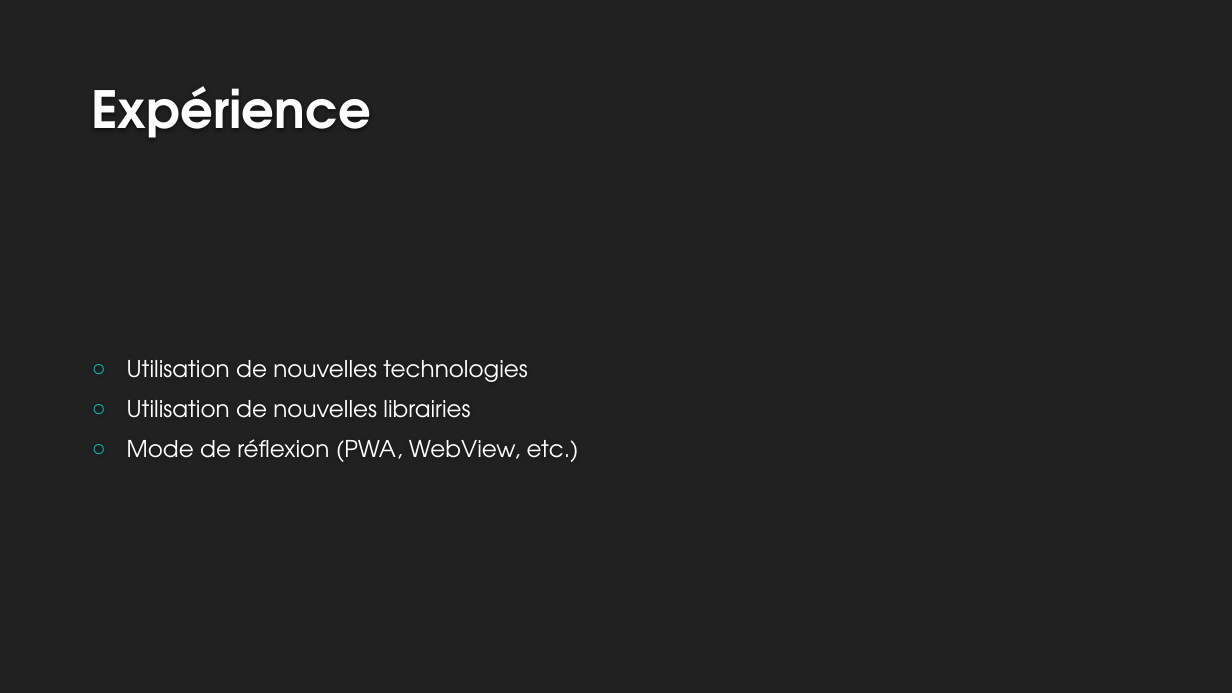
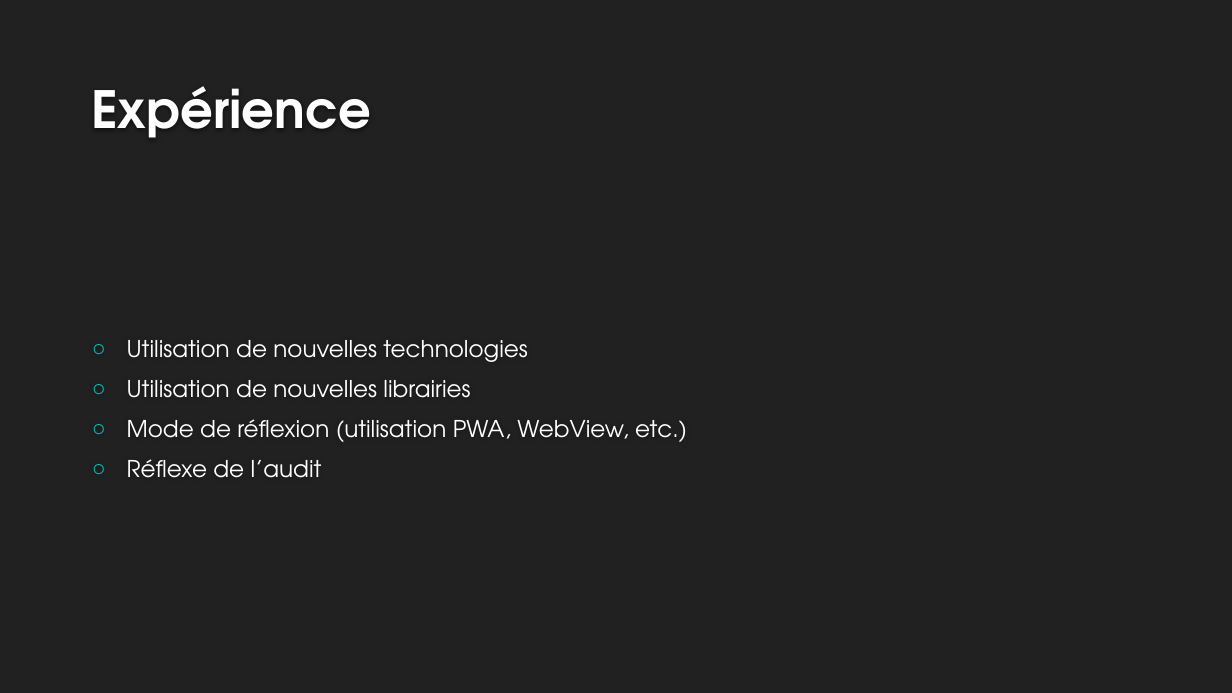
Before and after one commit to blipn/nodejs-websocket-example, a slide deck: slide 14 of PWA-COM_v1.1.pptx. Drawn at 1232x693 pixels with LibreOffice and Linux fonts; fonts in the diff are those of the drawing; background and template pictures are left out. Boxes give left, top, right and bottom in pixels: in the first picture for what was removed or moved away, otherwise in the second. Text is boxed around its words. In the diff, an @@ line names an element or a change of style, - is before the commit and + after.

```diff
--- a/PWA-COM_v1.1.pptx
+++ b/PWA-COM_v1.1.pptx
@@ text at [127,419,687,478]: text changed @@
-○ Mode de réflexion (PWA, WebView, etc.)
+○ Mode de réflexion (utilisation PWA, WebView, etc.)
+○ Réflexe de l’audit
```
Also in this commit, not shown: 3 other slides changed, 1 slide added, 1 slide removed.
